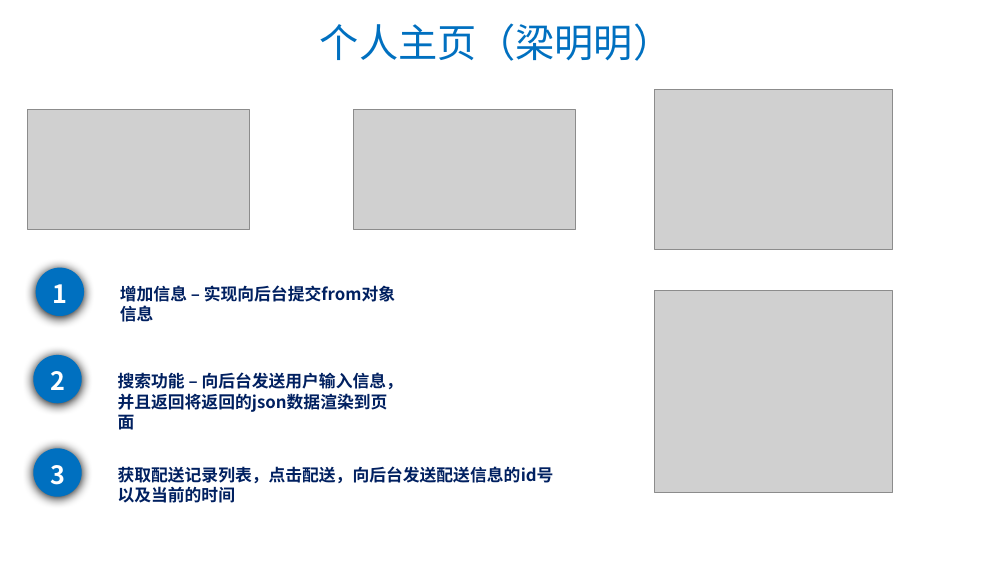
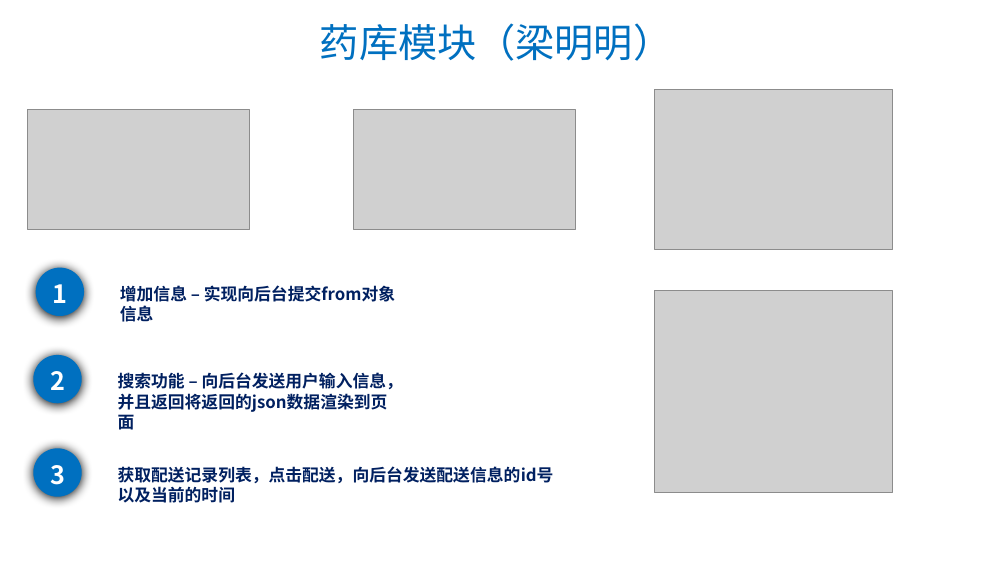
Before and after one commit to HIS0731/his, a slide deck: slide 16 of 文档/项目内文档/安逸医院内部管理系统项目答辩ppt（HIS）.pptx. Drawn at 1008x567 pixels with LibreOffice and Linux fonts; fonts in the diff are those of the drawing; grey boxes stand for pictures; background and template pictures are left out. Boxes give left, top, right and bottom in pixels: in the first picture for what was removed or moved away, otherwise in the second. Text is boxed around its words. In the diff, an @@ line names an element or a change of style, - is before the commit and + after.

```diff
--- a/文档/项目内文档/安逸医院内部管理系统项目答辩ppt（HIS）.pptx
+++ b/文档/项目内文档/安逸医院内部管理系统项目答辩ppt（HIS）.pptx
@@ text at box(320, 23, 672, 61): text changed @@
-个人主页（梁明明）
+药库模块（梁明明）
```
Also in this commit, not shown: 1 other slide changed, 1 slide added, 1 other file.
